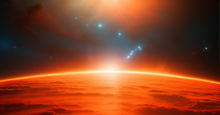
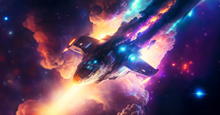
Comparing the layer stacks of the two 220x115 images. Changes:
added layer "Preenchimento generativo 2" above "Camada 5" over [0, 0, 220, 115]
added layer "Camada 4" above "Camada 3" over [0, 0, 220, 115]
